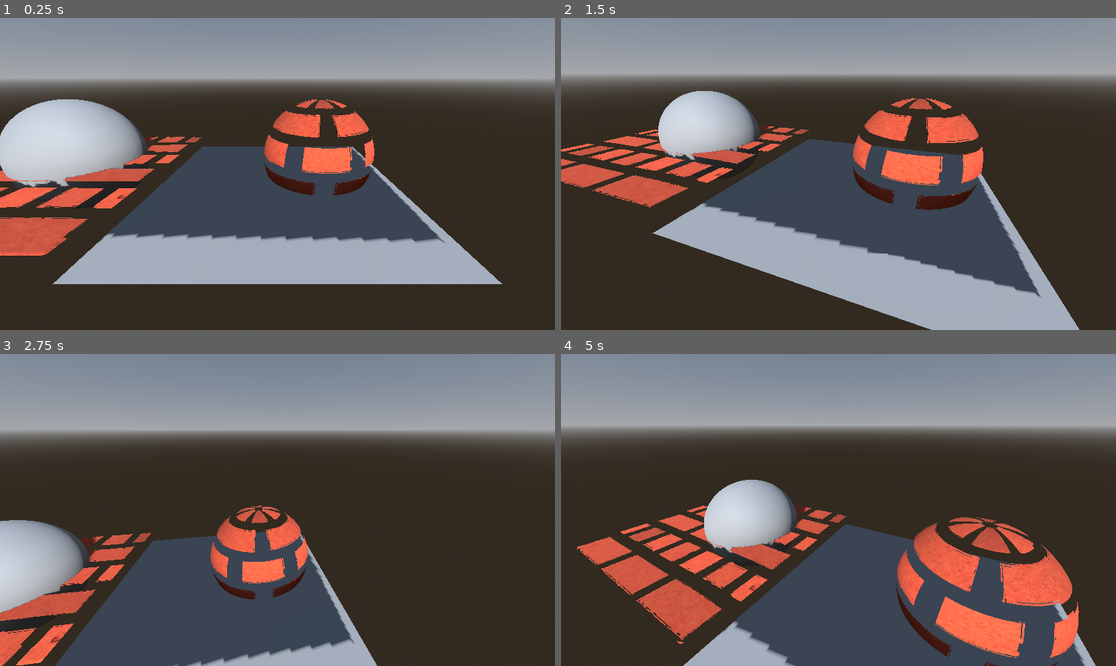
Above: before the commit, frames 1-4 (two rows, left to right).
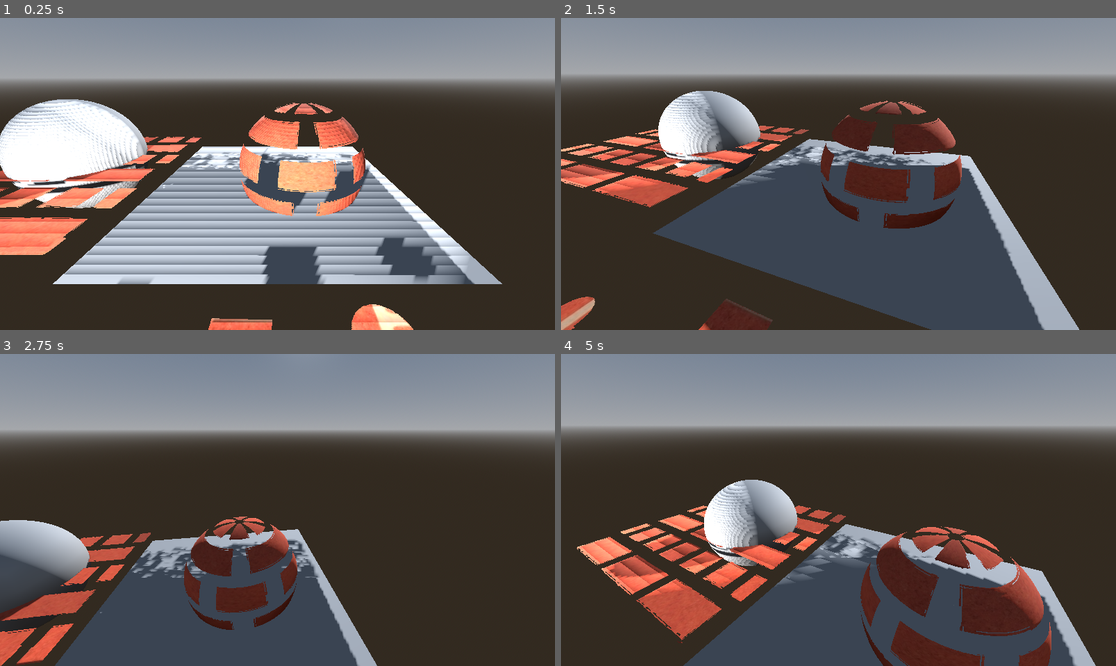
Above: after the commit, the same moments.

Repository: sphynx-owner/parallax-mapping
Game: Godot game, scene res://node_3d.tscn
Same seed, same stepped clock (60 frames per second), same inputs: the game is played once before the commit and once after it. The project has no main scene, so this scene is started directly.
Inputs (mouse positions are in pixels of both pictures, inside the frame that each line leads up to):
- Up to frame 1 (0.25 s): no input
- Up to frame 2 (1.5 s): move the mouse to (866, 174) at 0.52 s; tap A (A) at 0.6 s; tap D (D) at 0.8, 1.35 s; move the mouse to (810, 174) at 1.27 s
- Up to frame 3 (2.75 s): tap E (E) at 1.55, 2.1 s; move the mouse to (288, 503) at 2.02 s; tap S (S) at 2.3 s
- Up to frame 4 (5 s): tap Enter at 2.75, 4.25 s; move the mouse to (832, 516) at 2.77 s; tap S (S) at 2.85 s; tap W (W) at 3.05, 3.6 s; tap Space at 3.5 s; move the mouse to (877, 513) at 3.52 s; tap A (A) at 3.8, 4.35 s; move the mouse to (794, 506) at 4.27 s; tap D (D) at 4.55 s

The runs differ from the first frame. In frame 1, 31% of the frame differs, in the area x 0-86%, y 26-100%; in frame 2, 24%; in frame 3, 10%; in frame 4, 19%.

Commit message:
more fixes

Diff:
--- a/node_3d.tscn
+++ b/node_3d.tscn
@@ -7,23 +7,43 @@
 [ext_resource type="Texture2D" uid="uid://buvqkj60458ss" path="res://bricks2.jpg" id="3_72k72"]
 [ext_resource type="Texture2D" uid="uid://blhg72k47dvtx" path="res://ganges_river_pebbles_nor_gl_1k.jpg" id="4_2obec"]
 [ext_resource type="Texture2D" uid="uid://bu6ox4g2buumh" path="res://bricks2_normal.jpg" id="4_hiapp"]
+[ext_resource type="Texture2D" uid="uid://bhc64plkmb0nq" path="res://TestHeightMap.png" id="5_254iu"]
 [ext_resource type="Script" path="res://camera_3d.gd" id="5_i2tlq"]
+[ext_resource type="Script" path="res://spot_light_3d.gd" id="10_espxk"]
 
 [sub_resource type="PlaneMesh" id="PlaneMesh_vd5m0"]
 
 [sub_resource type="ShaderMaterial" id="ShaderMaterial_bn6nc"]
 render_priority = 0
 shader = ExtResource("1_43x1i")
-shader_parameter/heightScale = 0.05
+shader_parameter/heightScale = 0.095
 shader_parameter/minLayers = 8.0
 shader_parameter/maxLayers = 20.0
 shader_parameter/inverse_height = true
 shader_parameter/compressed_normals = false
+shader_parameter/normal_map_enabled = true
 shader_parameter/texture_scale = Vector2(1, 1)
 shader_parameter/discard_edge = true
 shader_parameter/diffuseMap = ExtResource("3_7d35o")
 shader_parameter/normalMap = ExtResource("4_2obec")
 shader_parameter/depthMap = ExtResource("2_q0vlh")
+
+[sub_resource type="PlaneMesh" id="PlaneMesh_1dh46"]
+
+[sub_resource type="ShaderMaterial" id="ShaderMaterial_ead66"]
+render_priority = 0
+shader = ExtResource("1_43x1i")
+shader_parameter/heightScale = 0.1
+shader_parameter/minLayers = 8.0
+shader_parameter/maxLayers = 20.0
+shader_parameter/inverse_height = true
+shader_parameter/compressed_normals = false
+shader_parameter/normal_map_enabled = false
+shader_parameter/texture_scale = Vector2(1, 1)
+shader_parameter/discard_edge = true
+shader_parameter/diffuseMap = ExtResource("3_72k72")
+shader_parameter/normalMap = ExtResource("4_hiapp")
+shader_parameter/depthMap = ExtResource("5_254iu")
 
 [sub_resource type="PlaneMesh" id="PlaneMesh_rxek4"]
 
@@ -35,6 +55,7 @@
 shader_parameter/maxLayers = 20.0
 shader_parameter/inverse_height = false
 shader_parameter/compressed_normals = true
+shader_parameter/normal_map_enabled = true
 shader_parameter/texture_scale = Vector2(1, 1)
 shader_parameter/discard_edge = true
 shader_parameter/diffuseMap = ExtResource("3_72k72")
@@ -60,6 +81,7 @@
 shader_parameter/maxLayers = 32.0
 shader_parameter/inverse_height = false
 shader_parameter/compressed_normals = true
+shader_parameter/normal_map_enabled = true
 shader_parameter/texture_scale = Vector2(1, 1)
 shader_parameter/discard_edge = false
 shader_parameter/diffuseMap = ExtResource("3_72k72")
@@ -76,6 +98,11 @@
 mesh = SubResource("PlaneMesh_vd5m0")
 surface_material_override/0 = SubResource("ShaderMaterial_bn6nc")
 
+[node name="MeshInstance3D6" type="MeshInstance3D" parent="."]
+transform = Transform3D(0.022635, 0, 0.999744, 0, 1, 0, -0.999744, 0, 0.022635, 0, 0.1, 2.018)
+mesh = SubResource("PlaneMesh_1dh46")
+surface_material_override/0 = SubResource("ShaderMaterial_ead66")
+
 [node name="MeshInstance3D4" type="MeshInstance3D" parent="."]
 transform = Transform3D(1, 0, 0, 0, 1, 0, 0, 0, 1, -1.96389, 0.143654, 0)
 mesh = SubResource("PlaneMesh_rxek4")
@@ -85,7 +112,7 @@
 environment = SubResource("Environment_hhnet")
 
 [node name="MeshInstance3D2" type="MeshInstance3D" parent="."]
-transform = Transform3D(1, 0, 0, 0, 1, 0, 0, 0, 1, 0.368743, 0.164764, -0.221929)
+transform = Transform3D(1, 0, 0, 0, 1, 0, 0, 0, 1, 0.189216, 0.164764, 0.0427392)
 mesh = SubResource("SphereMesh_pvnep")
 surface_material_override/0 = SubResource("ShaderMaterial_2ntl0")
 
@@ -101,6 +128,15 @@
 script = ExtResource("5_i2tlq")
 
 [node name="DirectionalLight3D" type="DirectionalLight3D" parent="."]
-transform = Transform3D(0.988108, -0.0768812, 0.133162, 1.73002e-08, 0.866025, 0.5, -0.153762, -0.494055, 0.855726, -0.0268892, 0, 0)
+transform = Transform3D(-0.961411, -0.100727, 0.256012, 0.0149752, 0.910025, 0.414284, -0.274707, 0.402131, -0.8734, -0.0268892, 0, 0.307128)
 shadow_enabled = true
 directional_shadow_max_distance = 10.0
+
+[node name="SpotLight3D" type="SpotLight3D" parent="."]
+transform = Transform3D(1, 0, 0, 0, 1, 0, 0, 0, 1, -0.799549, 0.43785, 2.68145)
+light_energy = 4.731
+shadow_enabled = true
+shadow_normal_bias = 0.0
+spot_attenuation = 0.0
+spot_angle_attenuation = 0.217638
+script = ExtResource("10_espxk")
--- a/parallax.gdshader
+++ b/parallax.gdshader
@@ -14,6 +14,7 @@
 
 uniform bool inverse_height = false;
 uniform bool compressed_normals = true;
+uniform bool normal_map_enabled = true;
 
 uniform vec2 texture_scale = vec2(1.0);
 
@@ -44,7 +45,7 @@
 	float currentLayerDepth = 0.0;
 	// the amount to shift the texture coordinates per layer (from vector P)
 	vec2 P = tangent_view_dir.xy / tangent_view_dir.z * heightScale;
-	vec2 deltaTexCoords = P / numLayers;
+	vec2 deltaTexCoords = P / numLayers / 2.;
 
 	// get initial values
 	vec2  currentTexCoords     = texCoords;
@@ -78,10 +79,7 @@
 
 void fragment()
 {
-	vec4 view_ray_origin = INV_PROJECTION_MATRIX * vec4(SCREEN_UV * 2. - 1., 1., 1.0);
-	view_ray_origin.xyz /= view_ray_origin.w;
-
-	vec3 view_direction = normalize(view_ray_origin.xyz - VERTEX);
+	vec3 view_direction =  normalize(VIEW);
 
 	mat3 tangent_basis = mat3(
 	TANGENT,
@@ -96,8 +94,10 @@
 	if(discard_edge && (texCoords.x > 1.0 || texCoords.y > 1.0 || texCoords.x < 0.0 || texCoords.y < 0.0))
 	    discard;
 
-	NORMAL_MAP =  get_normal(texCoords);
-	NORMAL_MAP_DEPTH = 2.;
+	if(normal_map_enabled) {
+		NORMAL_MAP = get_normal(texCoords);
+		NORMAL_MAP_DEPTH = 2.;
+	}
 
 	// get diffuse color
 	ALBEDO = get_diffuse(texCoords).rgb;
--- /dev/null
+++ b/spot_light_3d.gd
@@ -0,0 +1,6 @@
+@tool
+extends SpotLight3D
+
+func _process(delta: float) -> void:
+	var time : float = float(Time.get_ticks_msec()) / 1000.;
+	global_position.x += sin(time) * delta * 3;
Binary file added: TestHeightMap.png
Not shown, added: TestHeightMap.png.import
Not shown: 1 places in node_3d.tscn that only renumber resources
